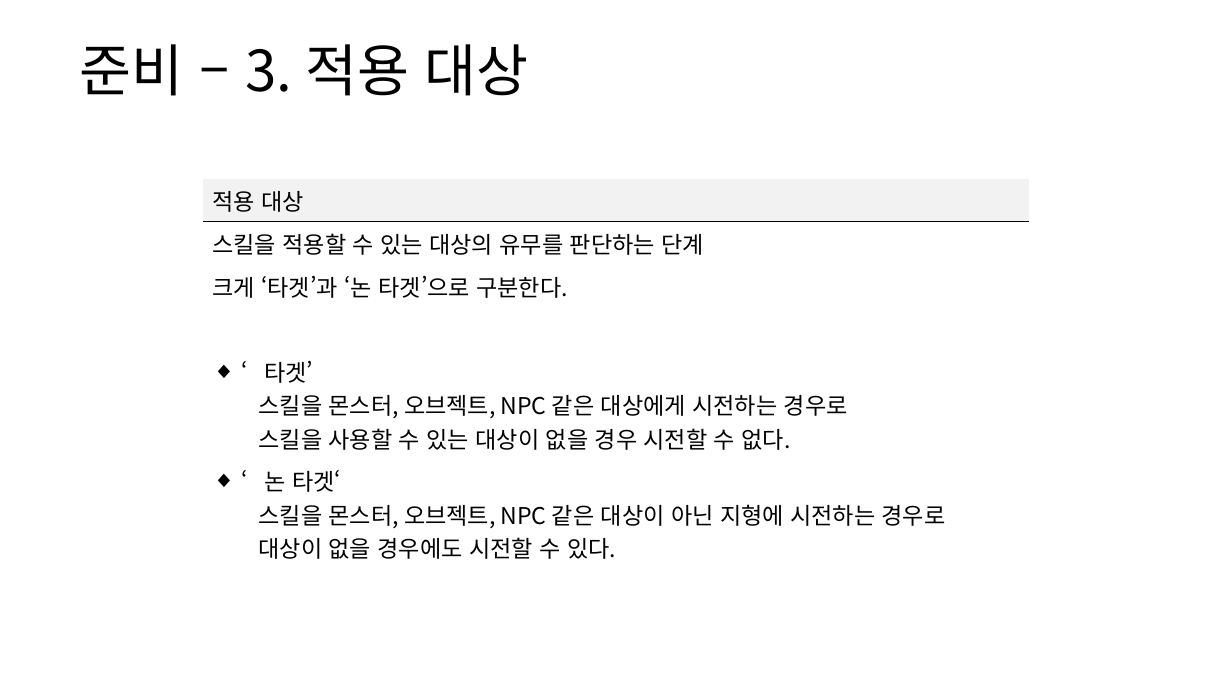
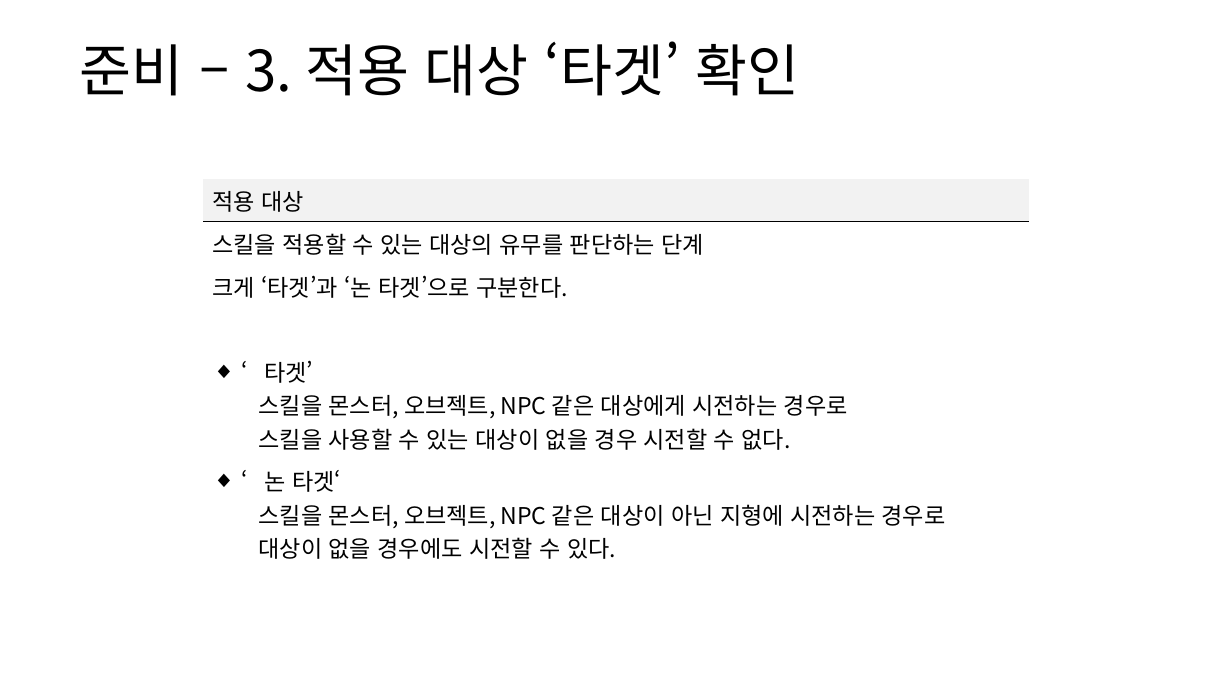
Before and after one commit to yjk0401/unityenginebasic_9th, a slide deck: slide 17 of 기획/방랑엽사전/스킬 시스템 기획서.pptx. Drawn at 1232x693 pixels with LibreOffice and Linux fonts; fonts in the diff are those of the drawing. Boxes give left, top, right and bottom in pixels: in the first picture for what was removed or moved away, otherwise in the second. Text is boxed around its words. In the diff, an @@ line names an element or a change of style, - is before the commit and + after.

```diff
--- a/기획/방랑엽사전/스킬 시스템 기획서.pptx
+++ b/기획/방랑엽사전/스킬 시스템 기획서.pptx
@@ text at <box>79,41,800,96</box>: text changed @@
-준비 – 3. 적용 대상
+준비 – 3. 적용 대상 ‘타겟’ 확인
```
Also in this commit, not shown: 15 other slides changed, 12 other files.
